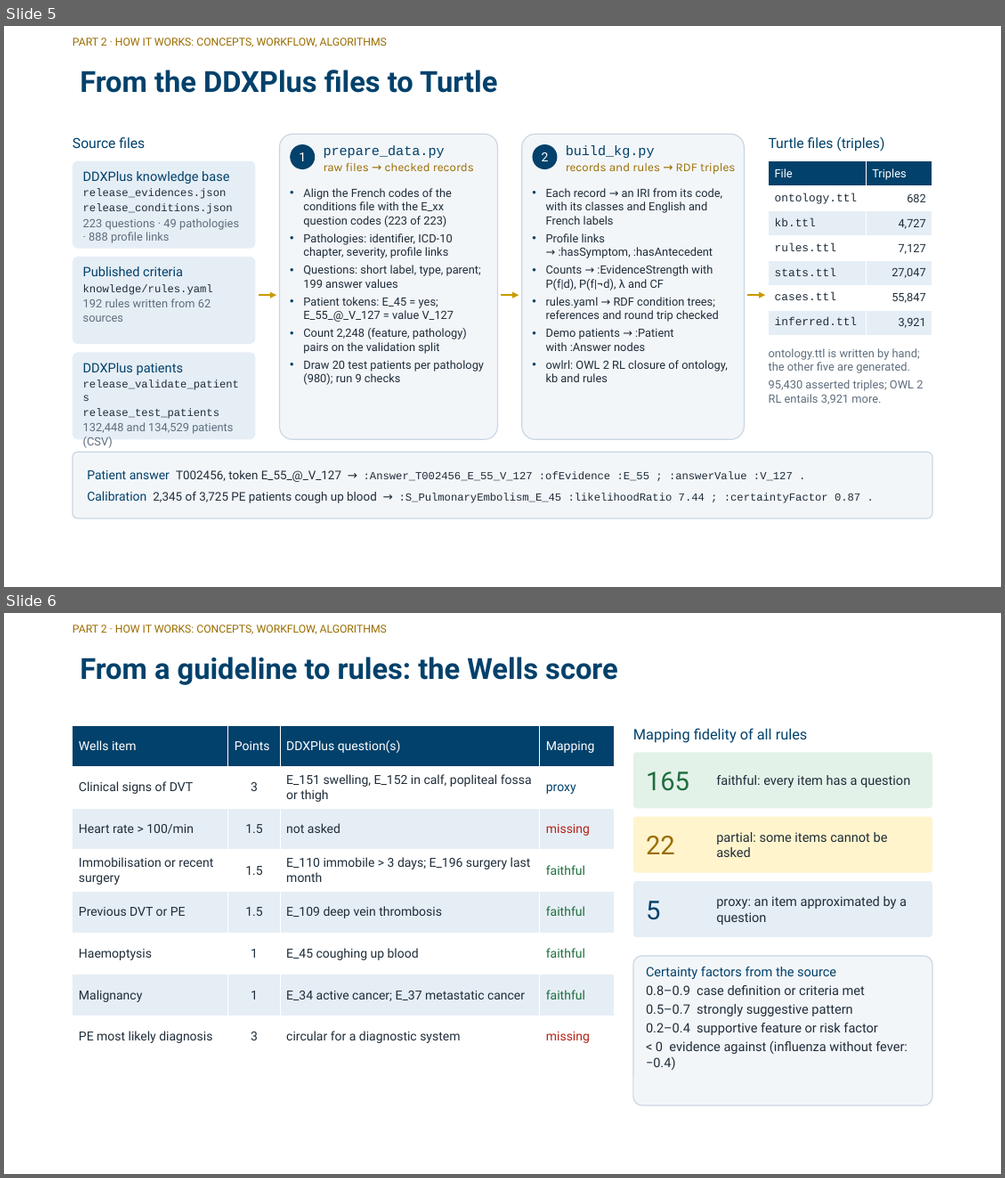
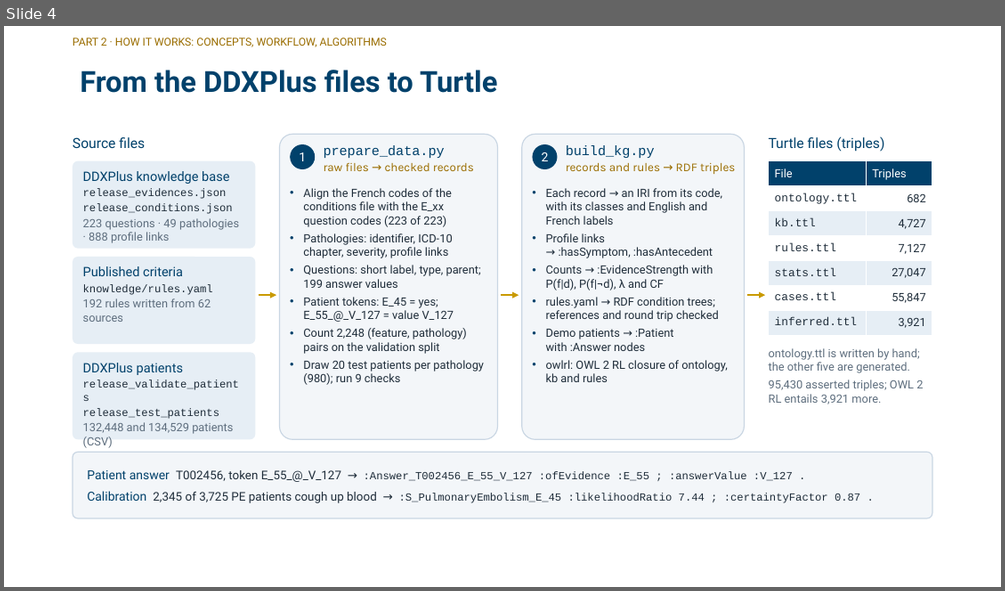
Before and after one commit to zidanarsyad/ddx-expert-system, a slide deck: docs/slides.pptx. Shown one above the other, each under a label of ours: slides 5 and 6 before the commit, slide 4 after it. The pictures are 1005x1178 and 1005x591 pixels, drawn with LibreOffice and Linux fonts; fonts in the diff are those of the drawing; background and template pictures are left out. Boxes give left, top, right and bottom in pixels: in the first picture for what was removed or moved away, otherwise in the second. Text is boxed around its words. In the diff, an @@ line names an element or a change of style, - is before the commit and + after.

```diff
--- a/docs/slides.pptx
+++ b/docs/slides.pptx
@@ slide 6 removed at box(4, 613, 1001, 1174), background picture (left out) @@
@@ text removed at box(73, 625, 387, 634) @@
-PART 2 · HOW IT WORKS: CONCEPTS, WORKFLOW, ALGORITHMS
@@ title removed at box(80, 657, 617, 685) @@
-From a guideline to rules: the Wells score
@@ table removed at box(73, 725, 615, 1057), 8 rows, 4 columns @@
-Wells item | Points | DDXPlus question(s) | Mapping
-Clinical signs of DVT | 3 | E_151 swelling, E_152 in calf, popliteal fossa or thigh | proxy
-Heart rate > 100/min | 1.5 | not asked | missing
-Immobilisation or recent surgery | 1.5 | E_110 immobile > 3 days; E_196 surgery last month | faithful
-Previous DVT or PE | 1.5 | E_109 deep vein thrombosis | faithful
-Haemoptysis | 1 | E_45 coughing up blood | faithful
-Malignancy | 1 | E_34 active cancer; E_37 metastatic cancer | faithful
-PE most likely diagnosis | 3 | circular for a diagnostic system | missing
@@ text removed at box(633, 728, 808, 743) @@
-Mapping fidelity of all rules
@@ rounded rectangle removed at box(633, 752, 933, 808) @@
@@ text removed at box(646, 771, 689, 791) @@
-165
@@ text removed at box(716, 775, 910, 787) @@
-faithful: every item has a question
@@ rounded rectangle removed at box(633, 817, 933, 873) @@
@@ text removed at box(646, 835, 675, 854) @@
-22
@@ text removed at box(716, 832, 888, 857) @@
-partial: some items cannot be asked
@@ rounded rectangle removed at box(633, 881, 933, 937) @@
@@ text removed at box(646, 900, 660, 920) @@
-5
@@ text removed at box(716, 896, 906, 925) @@
-proxy: an item approximated by a question
@@ rounded rectangle removed at box(633, 956, 933, 1105) @@
@@ text removed at box(646, 966, 907, 1070) @@
-Certainty factors from the source
-0.8–0.9 case definition or criteria met
-0.5–0.7 strongly suggestive pattern
-0.2–0.4 supportive feature or risk factor
-< 0 evidence against (influenza without fever: −0.4)
@@ what was slide 5 is now slide 4 @@
```
Also in this commit, not shown: 10 slides changed, 8 other slides removed, 12 other files.
